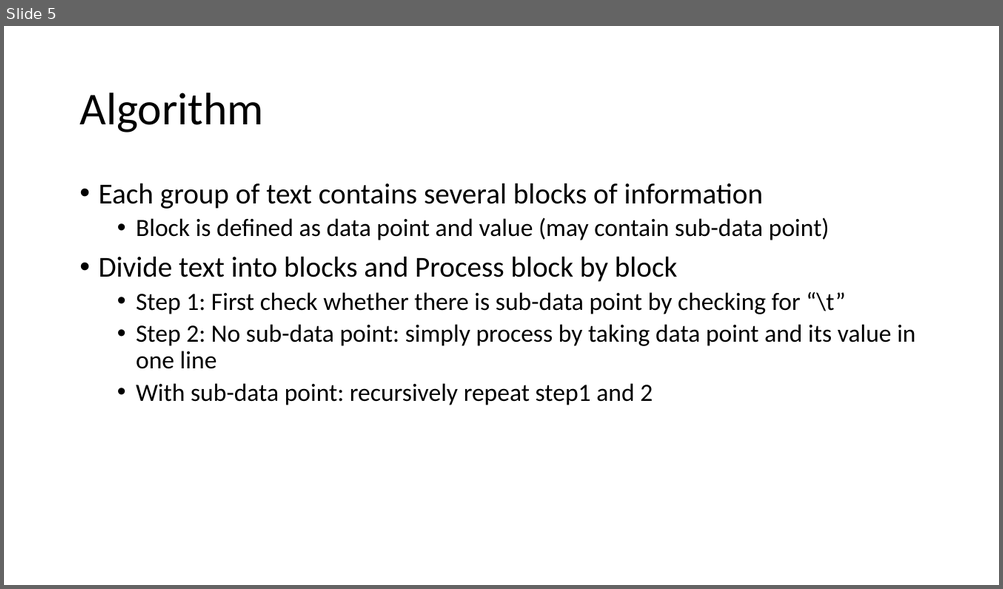
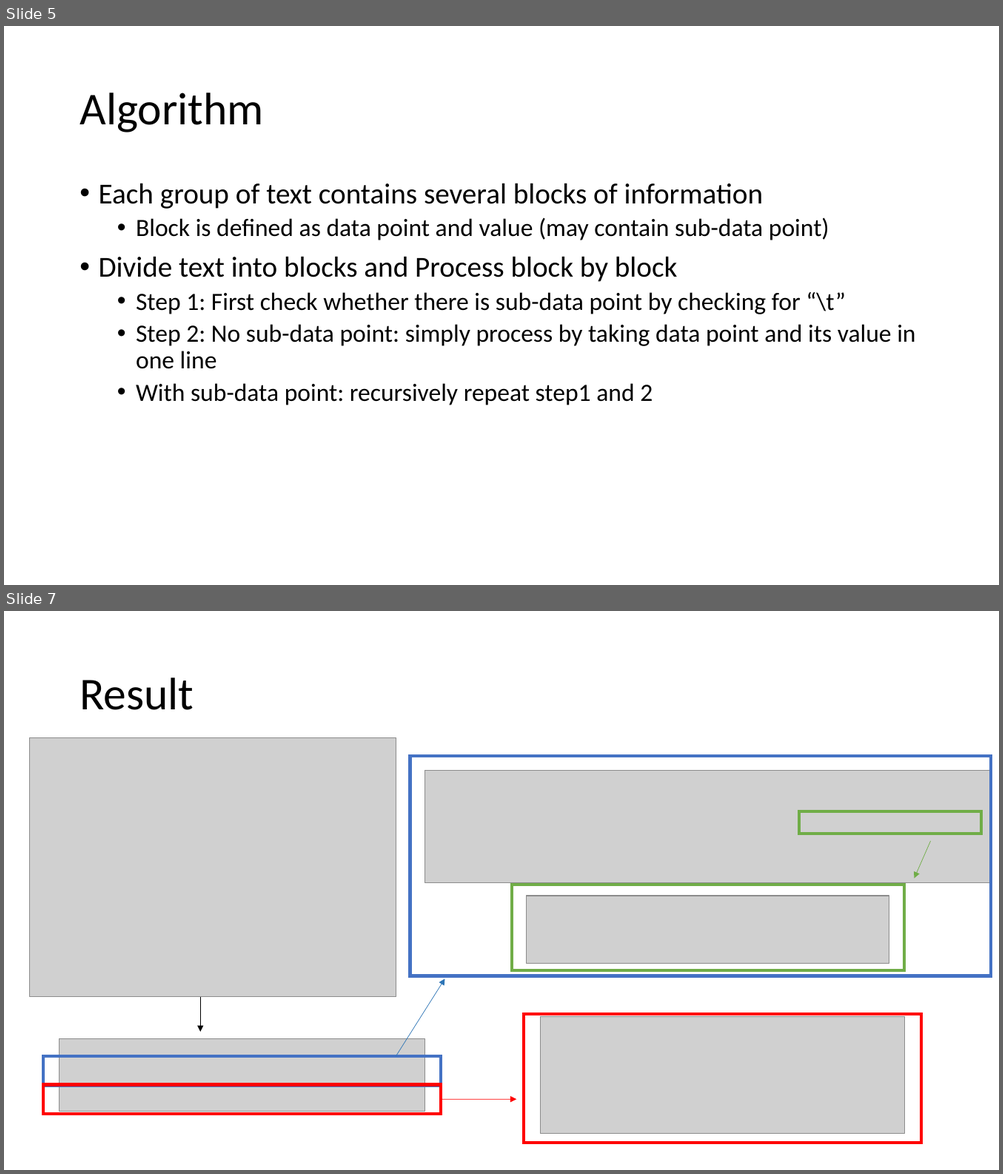
Before and after one commit to leoliu1221/EDW_intern, a slide deck: Extracting Data points_powerpoint.pptx. Shown one above the other, each under a label of ours: slide 5 before the commit, slides 5 and 7 after it; the slides between them are not shown. The pictures are 1003x589 and 1003x1174 pixels, drawn with LibreOffice and Linux fonts; fonts in the diff are those of the drawing; grey boxes stand for pictures. Boxes give left, top, right and bottom in pixels: in the first picture for what was removed or moved away, otherwise in the second. Text is boxed around its words. In the diff, an @@ line names an element or a change of style, - is before the commit and + after.

```diff
--- a/Extracting Data points_powerpoint.pptx
+++ b/Extracting Data points_powerpoint.pptx
@@ slide 7 added at <box>4,611,999,1170</box>, background #FFFFFF @@
@@ title added at <box>79,678,193,710</box>, 44 pt, text #000000 @@
+Result
@@ picture added at <box>30,738,396,997</box> @@
@@ rectangle added at <box>410,757,990,977</box>, outline #4472C4 3 pt @@
@@ picture added at <box>425,770,990,883</box> @@
@@ rectangle added at <box>800,812,981,833</box>, outline #70AD47 3 pt @@
@@ arrow added from (930, 841) to (914, 878), #70AD47 0.5 pt @@
@@ rectangle added at <box>512,885,905,971</box>, outline #70AD47 3 pt @@
@@ picture added at <box>526,896,889,964</box> @@
@@ arrow added from (395, 1056) to (445, 979), #2E75B6 0.5 pt @@
@@ arrow added from (200, 997) to (200, 1032), #000000 0.5 pt @@
@@ rectangle added at <box>523,1014,921,1143</box>, outline #FF0000 3 pt @@
@@ picture added at <box>540,1017,905,1134</box> @@
@@ picture added at <box>60,1039,425,1112</box> @@
@@ rectangle added at <box>43,1056,441,1085</box>, outline #4472C4 3 pt @@
@@ rectangle added at <box>43,1085,441,1114</box>, outline #FF0000 3 pt @@
@@ arrow added from (441, 1099) to (517, 1099), #FF0000 0.5 pt @@
```
Also in this commit, not shown: 1 other slide added.
